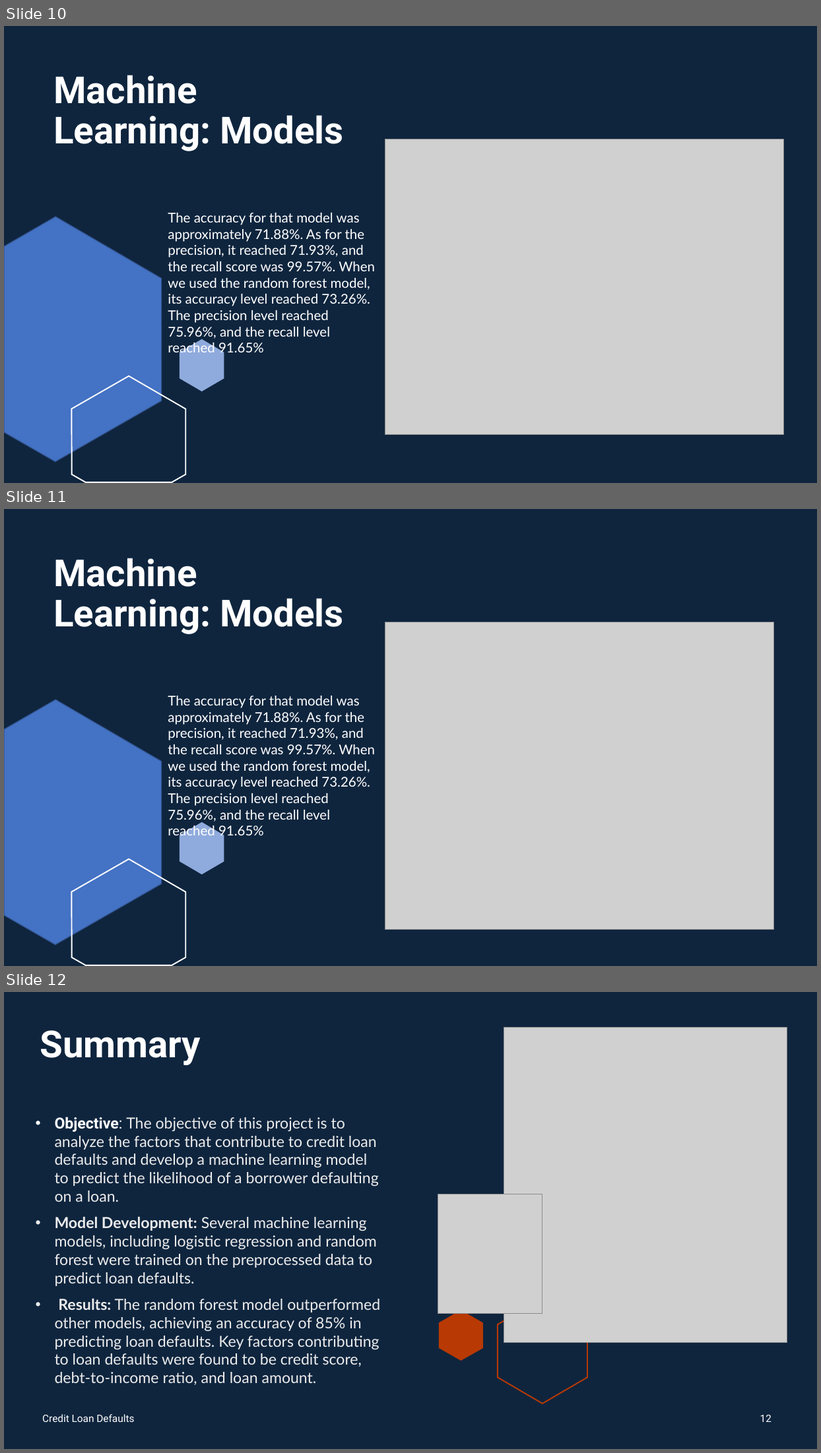
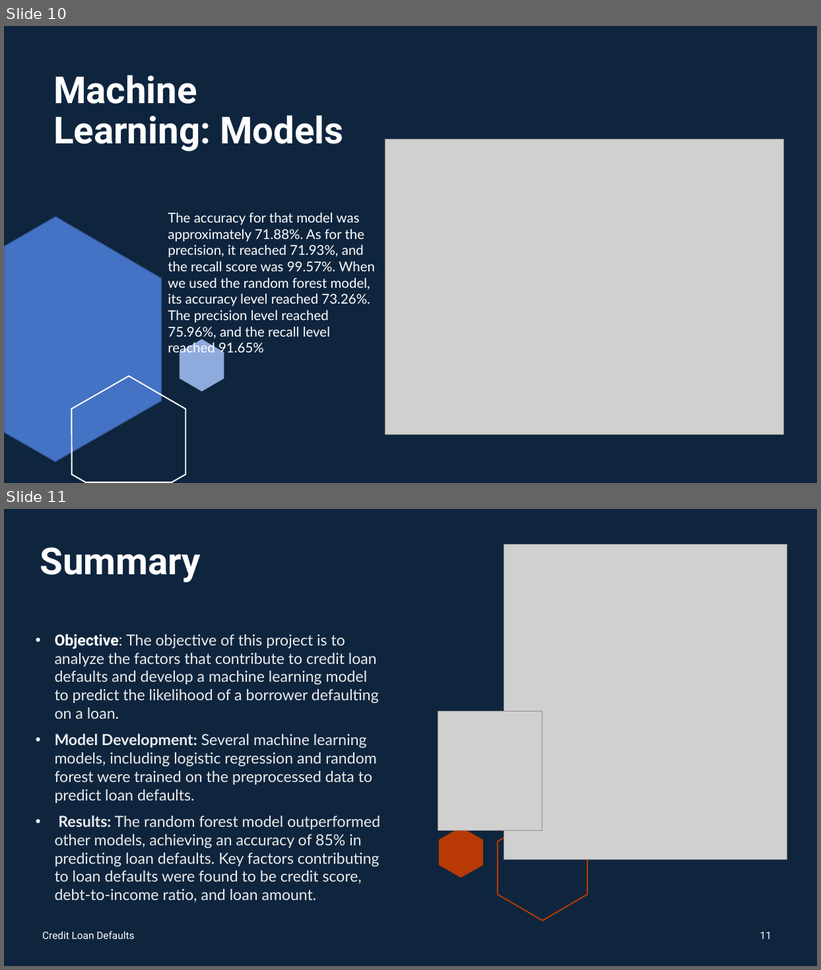
Before and after one commit to manalbayoumi/Project-4, a slide deck: Loan_Defaulter_PP.pptx. Shown one above the other, each under a label of ours: slides 10, 11 and 12 before the commit, slides 10 and 11 after it. The pictures are 821x1453 and 821x970 pixels, drawn with LibreOffice and Linux fonts; fonts in the diff are those of the drawing; grey boxes stand for pictures. Boxes give left, top, right and bottom in pixels: in the first picture for what was removed or moved away, otherwise in the second. Text is boxed around its words. In the diff, an @@ line names an element or a change of style, - is before the commit and + after.

```diff
--- a/Loan_Defaulter_PP.pptx
+++ b/Loan_Defaulter_PP.pptx
@@ slide 11 removed at (4, 509, 817, 966), background #0F253E; not listed: 3 template elements that a slide beside it also shows @@
@@ title removed at (54, 558, 344, 634) @@
-Machine Learning: Models
@@ picture removed at (385, 623, 774, 930) @@
@@ text removed at (168, 696, 375, 823) @@
-The accuracy for that model was
-approximately 71.88%. As for the precision, it reached 71.93%, and the recall score was 99.57%. When we used the random forest model, its accuracy level reached 73.26%. The precision level reached 75.96%, and the recall level reached 91.65%
@@ what was slide 12 is now slide 11 @@
@@ page number at (760, 932, 772, 939): text changed @@
-12
+11
```
Also in this commit, not shown: 1 slide changed.
